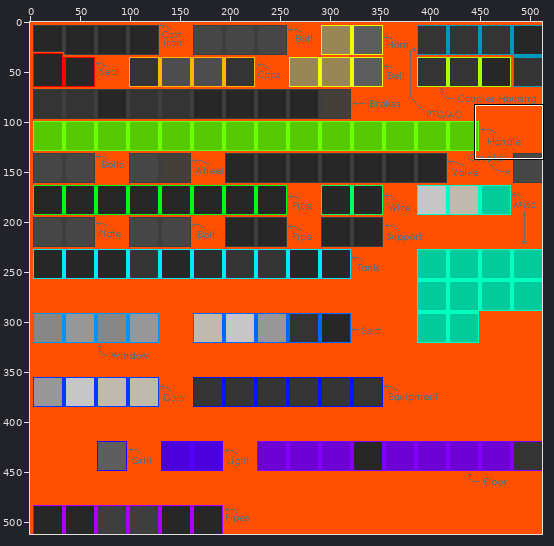
Edited in one commit: sprite sheet (SW1500/Template/texture0.png). Above, an overview of the earlier version with the close-up marked.
Close-up. Before:
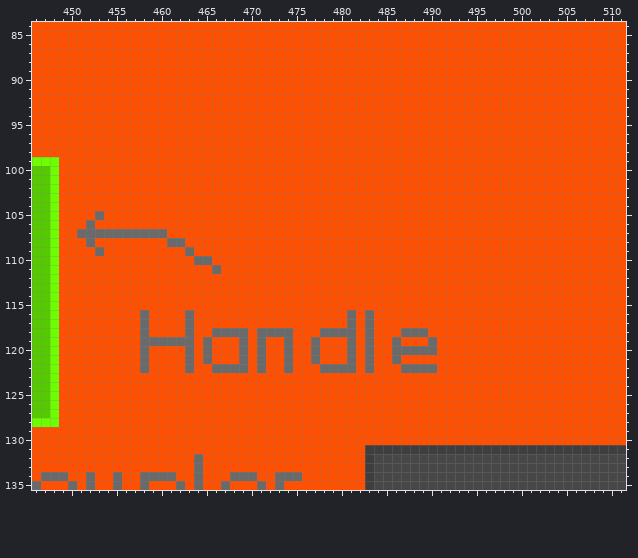
The file is 512x512 pixels. Colours within 5 levels of each other are drawn and written as one. Shown: x 446..511, y 84..135.
The result:
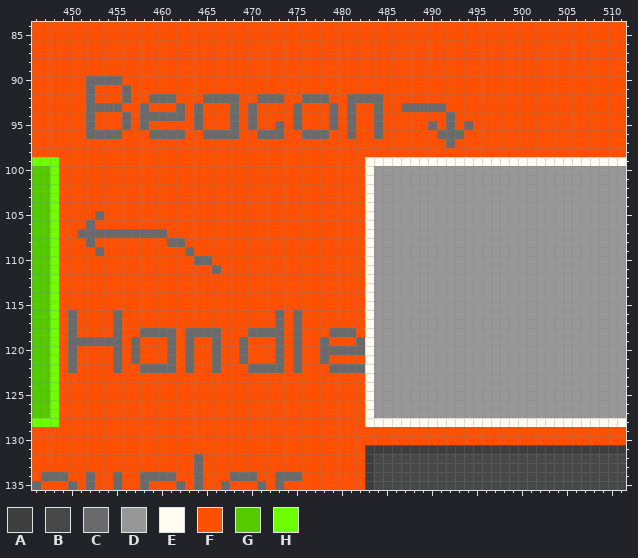
Palette (. is transparent): A #3e3e3e  B #474747  C #6a6a6a  D #979797  E #fffbf0  F #ff4f00  G #56ca00  H #6dff00
What changed:
Colour C replaces colour F in row 90 at x 452 to 455; in row 91 at x 452 and 456; in row 92 at x 452, 456, 459 to 461, 465 to 468, 471 to 473, 476 to 478 and 481 to 484; in row 93 at x 452 to 455, 458, 462, 464, 468, 470, 475, 479, 481, 484 and 487 to 491; in row 94 at x 452, 456, 458 to 462, 464, 468, 470, 475, 479, 481, 484 and 492; in row 95 at x 452, 456, 458, 464, 468, 470, 473, 475, 479, 481, 484, 490, 492 and 494.
Colour C replaces colour F in row 96 at x 452 to 455, 459 to 462, 465 to 468, 471 to 473, 476 to 478, 481, 484 and 491 to 493; in row 97 at x 492; in rows 116 to 117 at x 450, 455, 473 and 475; in row 118 at x 450, 455, 459 to 461, 464 to 465, 470 and 475; in row 119 at x 450 to 455, 457, 466, 473, 475, 478 and 482; in row 120 at x 450, 455, 457, 461, 466, 473, 475, 478 to 480 and 482.
Colour C replaces colour F in row 121 at x 450, 455, 457, 461, 466, 473, 475 and 478; in row 122 at x 450, 455, 459 to 461, 470, 472 to 473, 475 and 482.
Colour D replaces colour C in row 118 at x 487 to 489; in row 119 at x 486 and 490; in row 120 at x 486 to 490; in row 121 at x 486; in row 122 at x 487 to 490.
Colour D replaces colour F in rows 100 to 117 at x 484 to 511; in row 118 at x 484 to 486 and 490 to 511; in row 119 at x 484 to 485, 487 to 489 and 491 to 511; in row 120 at x 484 to 485 and 491 to 511; in row 121 at x 484 to 485 and 487 to 511; in row 122 at x 484 to 486 and 491 to 511.
Colour D replaces colour F in rows 123 to 127 at x 484 to 511.
Colour E replaces colour C in rows 116 to 122 at x 483.
Colour E replaces colour F in row 99 at x 483 to 511; in rows 100 to 115 at x 483; in rows 123 to 127 at x 483; in row 128 at x 483 to 511.
Colour F replaces colour C in rows 116 to 117 at x 458, 463 and 481; in row 118 at x 467 to 469, 474 and 478; in row 119 at x 458 to 460, 462, 465, 471, 474, 477 and 481; in row 120 at x 458, 465, 471, 474 and 477; in row 121 at x 458, 465, 471, 474, 477 and 481; in row 122 at x 467 to 469, 474 and 478.
Where, in picture pixels (left, top, right, bottom), the same in both close-ups:
changed: (68, 76, 626, 427)
